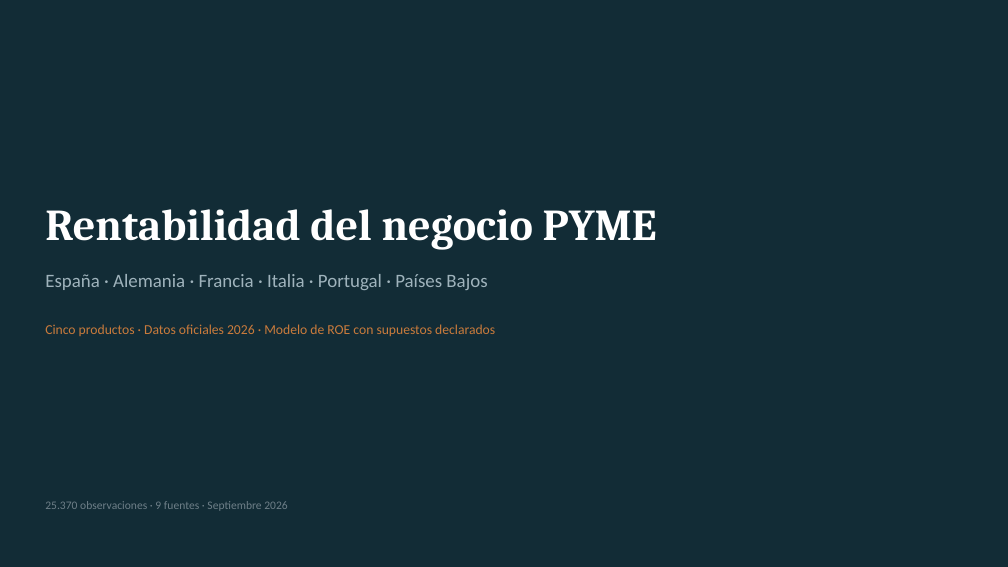
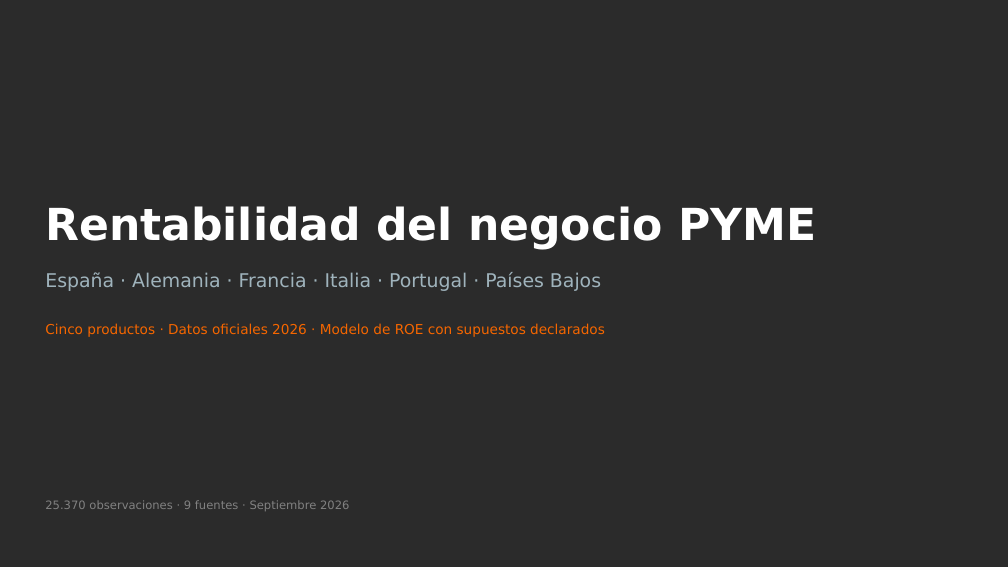
Before and after one commit to agomez2812-lang/sturdy-barnacle, a slide deck: slide 1 of pres/rentabilidad_pyme.pptx. Drawn at 1008x567 pixels with LibreOffice and Linux fonts; fonts in the diff are those of the drawing. Boxes give left, top, right and bottom in pixels: in the first picture for what was removed or moved away, otherwise in the second. Text is boxed around its words. In the diff, an @@ line names an element or a change of style, - is before the commit and + after.

```diff
--- a/pres/rentabilidad_pyme.pptx
+++ b/pres/rentabilidad_pyme.pptx
@@ background #122C36 to #2B2B2B @@
@@ text "Rentabilidad del negocio PYME" at box(45, 206, 816, 250): font Cambria to DejaVu Sans @@
@@ text "España · Alemania · Francia ..." at box(45, 272, 601, 291): font Calibri to DejaVu Sans @@
@@ text "Cinco productos · Datos oficiales ..." at box(45, 323, 605, 337): font Calibri to DejaVu Sans, text colour #C97B3C to #F56600 @@
@@ text "25.370 observaciones · 9 fuentes ..." at box(45, 500, 349, 511): font Calibri to DejaVu Sans, text colour #6E7F88 to #818181 @@
```
Also in this commit, not shown: 20 other slides changed, 4 other files.
